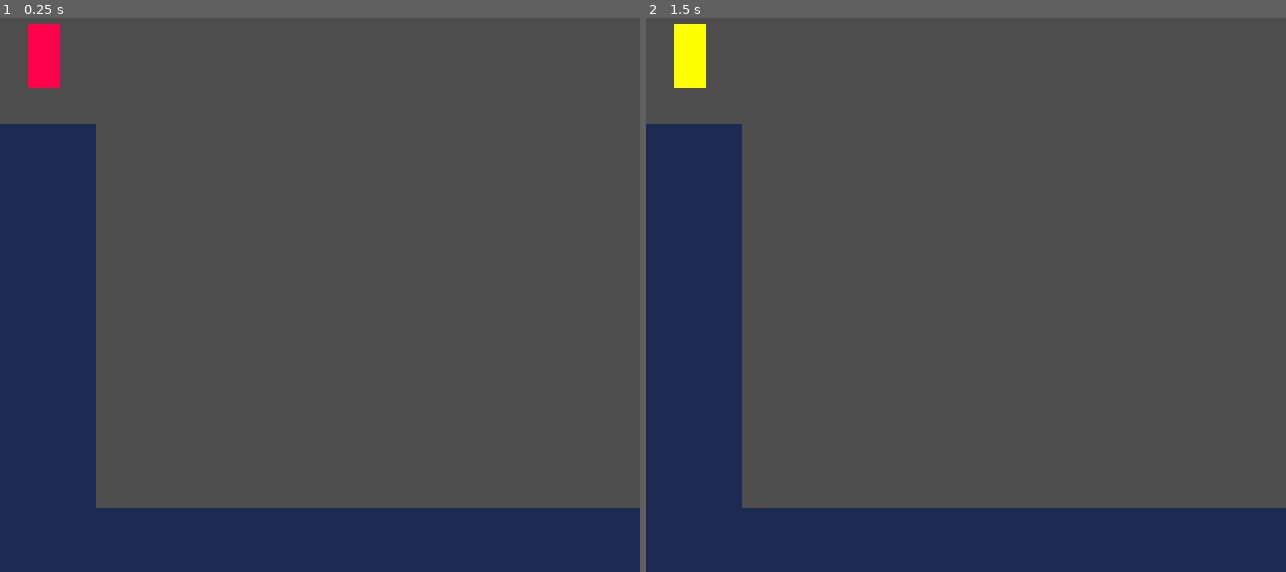
Above: before the commit, frames 1-2 (left to right).
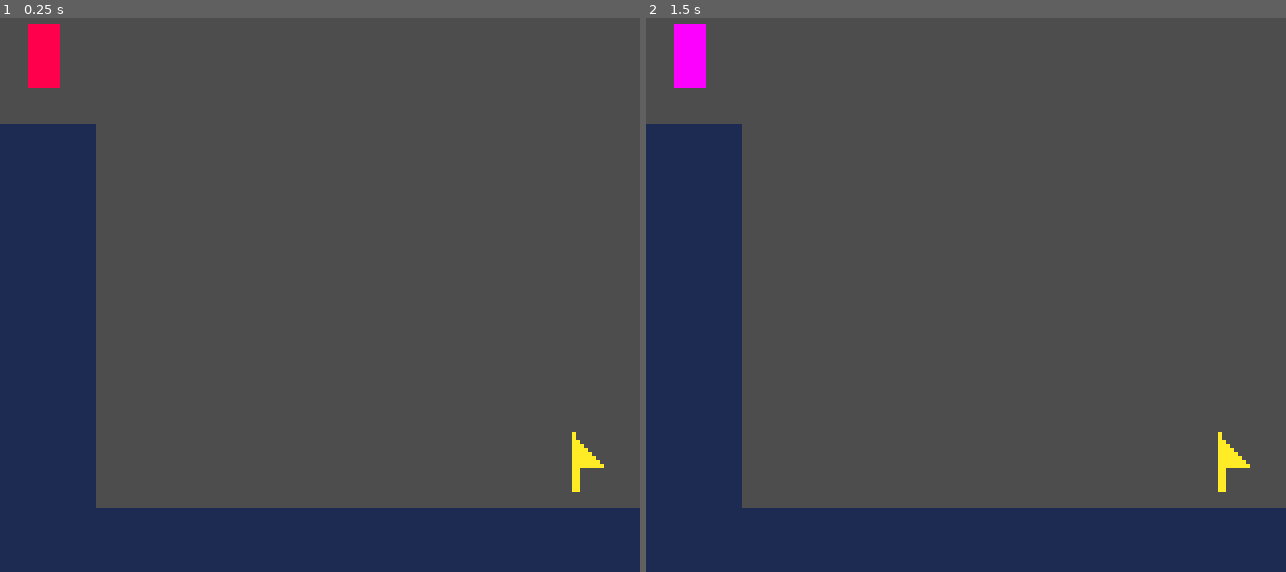
Above: after the commit, the same moments.

Repository: BurrrntToast/ludum-dare-55
Game: Godot game, scene res://scenes/dev stuff/dev_level.tscn
The game is run twice, just before and just after one commit, with the same random seed, the same clock (stepped at 60 frames per second) and the same inputs.
Inputs:
- Up to frame 1 (0.25 s): no input
- Up to frame 2 (1.5 s): tap Enter at 0.5 s; hold D (right) from 0.53 s (still down); tap E (summon) at 0.6, 1.35 s; tap Space (jump) at 0.77, 1.25 s

The runs differ from the first frame. In frame 1, 0.2% of the frame differs, in the area x 89-95%, y 74-86%; in frame 2, 0.8%, in the area x 4-95%, y 1-86%.
Error in both runs: Invalid operands 'float' and 'Vector2' in operator '+'. (res://entities/player/player.gd:24)

Commit message:
basic implementation of end flag
#2

Diff:
--- /dev/null
+++ b/godot-project/entities/level flag/flag.gd
@@ -0,0 +1,7 @@
+extends Area2D
+
+@export var target : String
+
+func _on_area_entered(area):
+	get_tree().change_scene_to_file(target)
+	# replace later with scene transition and stuff
--- /dev/null
+++ b/godot-project/entities/level flag/flag.tscn
@@ -0,0 +1,19 @@
+[gd_scene load_steps=4 format=3 uid="uid://cyd5t8xs3rsh6"]
+
+[ext_resource type="Texture2D" uid="uid://cm74mfjam5tcf" path="res://resources/textures/flag.png" id="1_67hj0"]
+[ext_resource type="Script" path="res://entities/level flag/flag.gd" id="1_viiou"]
+
+[sub_resource type="RectangleShape2D" id="RectangleShape2D_rhlni"]
+size = Vector2(10, 16)
+
+[node name="Flag" type="Area2D"]
+script = ExtResource("1_viiou")
+
+[node name="CollisionShape2D" type="CollisionShape2D" parent="."]
+shape = SubResource("RectangleShape2D_rhlni")
+
+[node name="Sprite2D" type="Sprite2D" parent="."]
+self_modulate = Color(1, 0.92549, 0.152941, 1)
+texture = ExtResource("1_67hj0")
+
+[connection signal="area_entered" from="." to="." method="_on_area_entered"]
--- a/godot-project/entities/static player/static_player.tscn
+++ b/godot-project/entities/static player/static_player.tscn
@@ -14,7 +14,7 @@
 [node name="TempSprite" type="ColorRect" parent="."]
 offset_right = 8.0
 offset_bottom = 16.0
-color = Color(0.996078, 1, 0, 1)
+color = Color(0.992157, 0.00392157, 1, 1)
 
 [node name="Sprite" type="Sprite2D" parent="."]
 
--- a/godot-project/scenes/dev stuff/dev_level.tscn
+++ b/godot-project/scenes/dev stuff/dev_level.tscn
@@ -1,9 +1,10 @@
-[gd_scene load_steps=7 format=3 uid="uid://28286us3jo6x"]
+[gd_scene load_steps=8 format=3 uid="uid://28286us3jo6x"]
 
 [ext_resource type="Texture2D" uid="uid://lnasehkylpjn" path="res://resources/textures/8x8.png" id="1_4ph17"]
 [ext_resource type="PackedScene" uid="uid://cuq3w1clum66o" path="res://entities/player/player.tscn" id="1_a4s0e"]
 [ext_resource type="Script" path="res://scenes/dev stuff/dev_level.gd" id="1_ywec5"]
 [ext_resource type="Texture2D" uid="uid://bjmavdja4jcw4" path="res://resources/pico-8-extended.png" id="3_t4ns5"]
+[ext_resource type="PackedScene" uid="uid://cyd5t8xs3rsh6" path="res://entities/level flag/flag.tscn" id="5_irt18"]
 
 [sub_resource type="TileSetAtlasSource" id="TileSetAtlasSource_n408k"]
 texture = ExtResource("1_4ph17")
@@ -36,3 +37,7 @@
 texture = ExtResource("3_t4ns5")
 
 [node name="ShellHolder" type="Node2D" parent="."]
+
+[node name="Flag" parent="." instance=ExtResource("5_irt18")]
+position = Vector2(147, 133)
+target = "res://scenes/dev stuff/dev_level2.tscn"
--- /dev/null
+++ b/godot-project/scenes/dev stuff/dev_level2.tscn
@@ -0,0 +1,43 @@
+[gd_scene load_steps=8 format=3 uid="uid://bbfh3vl6tp3rx"]
+
+[ext_resource type="Script" path="res://scenes/dev stuff/dev_level.gd" id="1_lva0m"]
+[ext_resource type="Texture2D" uid="uid://lnasehkylpjn" path="res://resources/textures/8x8.png" id="2_h8qn0"]
+[ext_resource type="PackedScene" uid="uid://cuq3w1clum66o" path="res://entities/player/player.tscn" id="3_vvlqm"]
+[ext_resource type="Texture2D" uid="uid://bjmavdja4jcw4" path="res://resources/pico-8-extended.png" id="4_eesun"]
+[ext_resource type="PackedScene" uid="uid://cyd5t8xs3rsh6" path="res://entities/level flag/flag.tscn" id="5_2v7kr"]
+
+[sub_resource type="TileSetAtlasSource" id="TileSetAtlasSource_n408k"]
+texture = ExtResource("2_h8qn0")
+texture_region_size = Vector2i(8, 8)
+0:0/0 = 0
+0:0/0/physics_layer_0/linear_velocity = Vector2(0, 0)
+0:0/0/physics_layer_0/angular_velocity = 0.0
+0:0/0/physics_layer_0/polygon_0/points = PackedVector2Array(-4, -4, 4, -4, 4, 4, -4, 4)
+
+[sub_resource type="TileSet" id="TileSet_auysc"]
+tile_size = Vector2i(8, 8)
+physics_layer_0/collision_layer = 1
+sources/0 = SubResource("TileSetAtlasSource_n408k")
+
+[node name="DevLevel" type="Node2D"]
+script = ExtResource("1_lva0m")
+
+[node name="TileMap" type="TileMap" parent="."]
+modulate = Color(0.113725, 0.168627, 0.32549, 1)
+tile_set = SubResource("TileSet_auysc")
+format = 2
+layer_0/tile_data = PackedInt32Array(1245203, 0, 0, 1179667, 0, 0, 1179666, 0, 0, 1179665, 0, 0, 1179664, 0, 0, 1179663, 0, 0, 1179662, 0, 0, 1179661, 0, 0, 1179660, 0, 0, 1179659, 0, 0, 1179658, 0, 0, 1179657, 0, 0, 1179656, 0, 0, 1179655, 0, 0, 1179654, 0, 0, 1179653, 0, 0, 1179652, 0, 0, 1179651, 0, 0, 1179650, 0, 0, 1245186, 0, 0, 1245185, 0, 0, 1245184, 0, 0, 1179649, 0, 0, 1179648, 0, 0, 1245190, 0, 0, 1245191, 0, 0, 1245192, 0, 0, 1245193, 0, 0, 1245194, 0, 0, 1245195, 0, 0, 1245196, 0, 0, 1245197, 0, 0, 1245198, 0, 0, 1245199, 0, 0, 1245200, 0, 0, 1245201, 0, 0, 1245202, 0, 0, 1245189, 0, 0, 1245188, 0, 0, 1245187, 0, 0)
+
+[node name="Player" parent="." instance=ExtResource("3_vvlqm")]
+position = Vector2(7, 23)
+time_to_descent_time = 0.3
+
+[node name="Pico-8-extended" type="Sprite2D" parent="."]
+position = Vector2(89, -13)
+texture = ExtResource("4_eesun")
+
+[node name="ShellHolder" type="Node2D" parent="."]
+
+[node name="Flag" parent="." instance=ExtResource("5_2v7kr")]
+position = Vector2(82, 134)
+target = "res://scenes/dev stuff/dev_level.tscn"
Binary file added: godot-project/resources/textures/flag.png
Not shown, added: godot-project/resources/textures/flag.png.import
